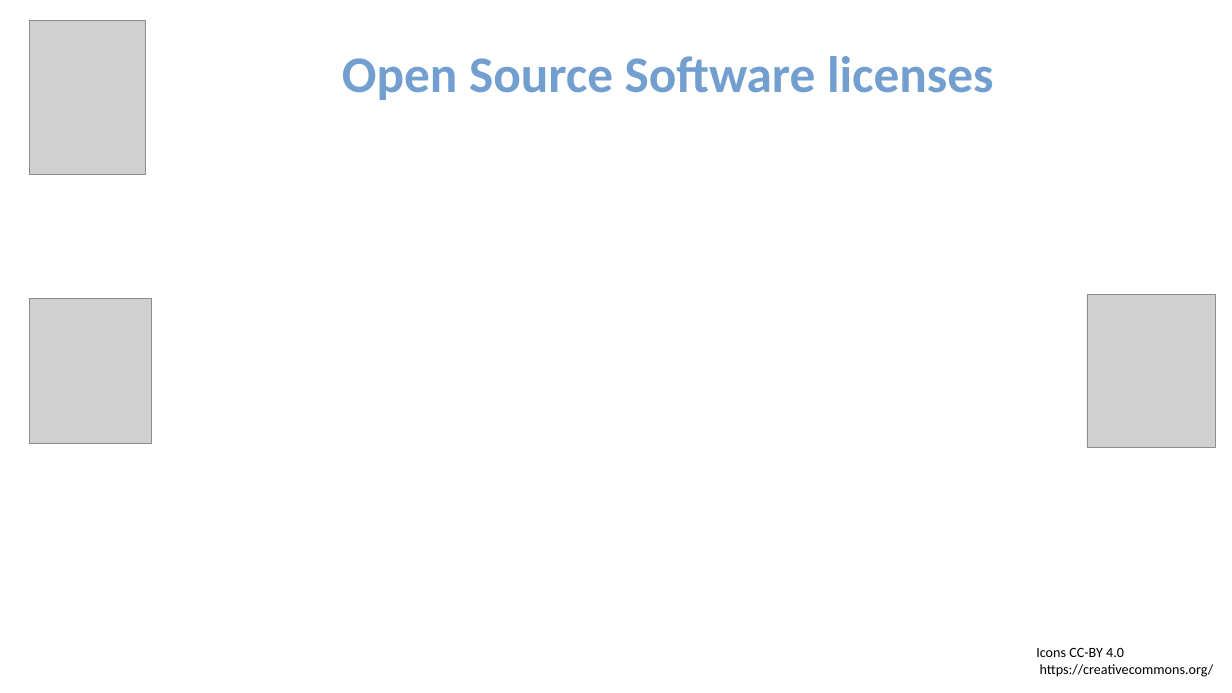
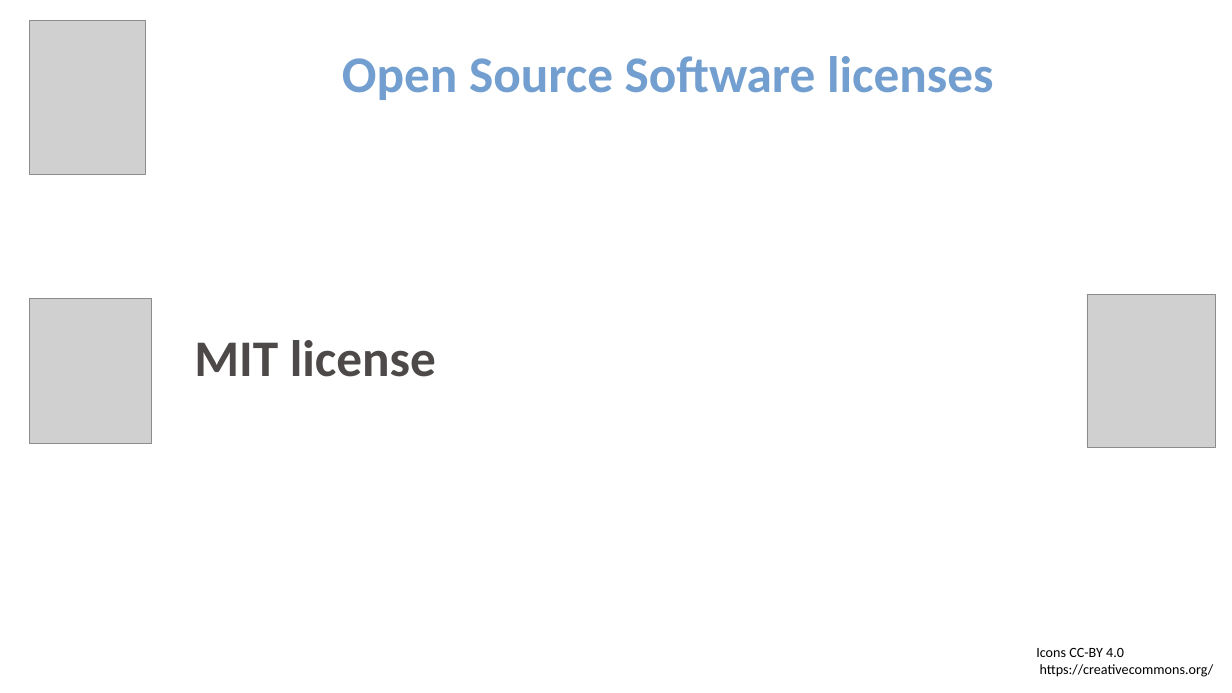
Before and after one commit to ELIXIR-Norway-Training/DMP-writing-workshop, a slide deck: slide 50 of 2021-04-22_UiB_06_Licensing.odp (slide 46 before the commit). Drawn at 1232x693 pixels with LibreOffice and Linux fonts; fonts in the diff are those of the drawing; grey boxes stand for pictures. Boxes give left, top, right and bottom in pixels: in the first picture for what was removed or moved away, otherwise in the second. Text is boxed around its words. In the diff, an @@ line names an element or a change of style, - is before the commit and + after.

```diff
--- a/2021-04-22_UiB_06_Licensing.odp
+++ b/2021-04-22_UiB_06_Licensing.odp
@@ text added at (x1=194, y1=340, x2=436, y2=377), 40 pt, text #4D4948, bold @@
+MIT license
```
Also in this commit, not shown: 2 other slides changed, 6 slides added, 1 slide removed, 1 other file.
